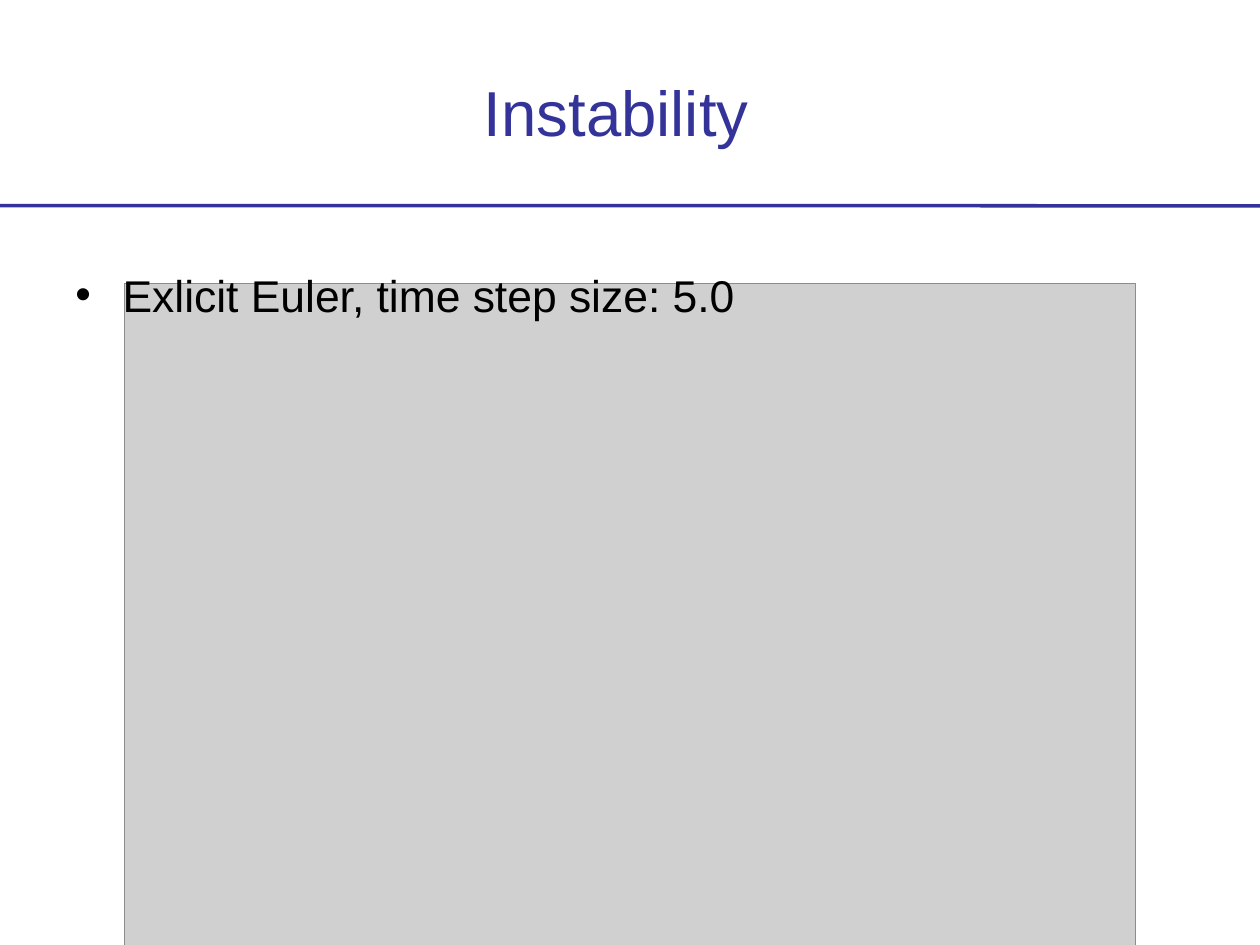
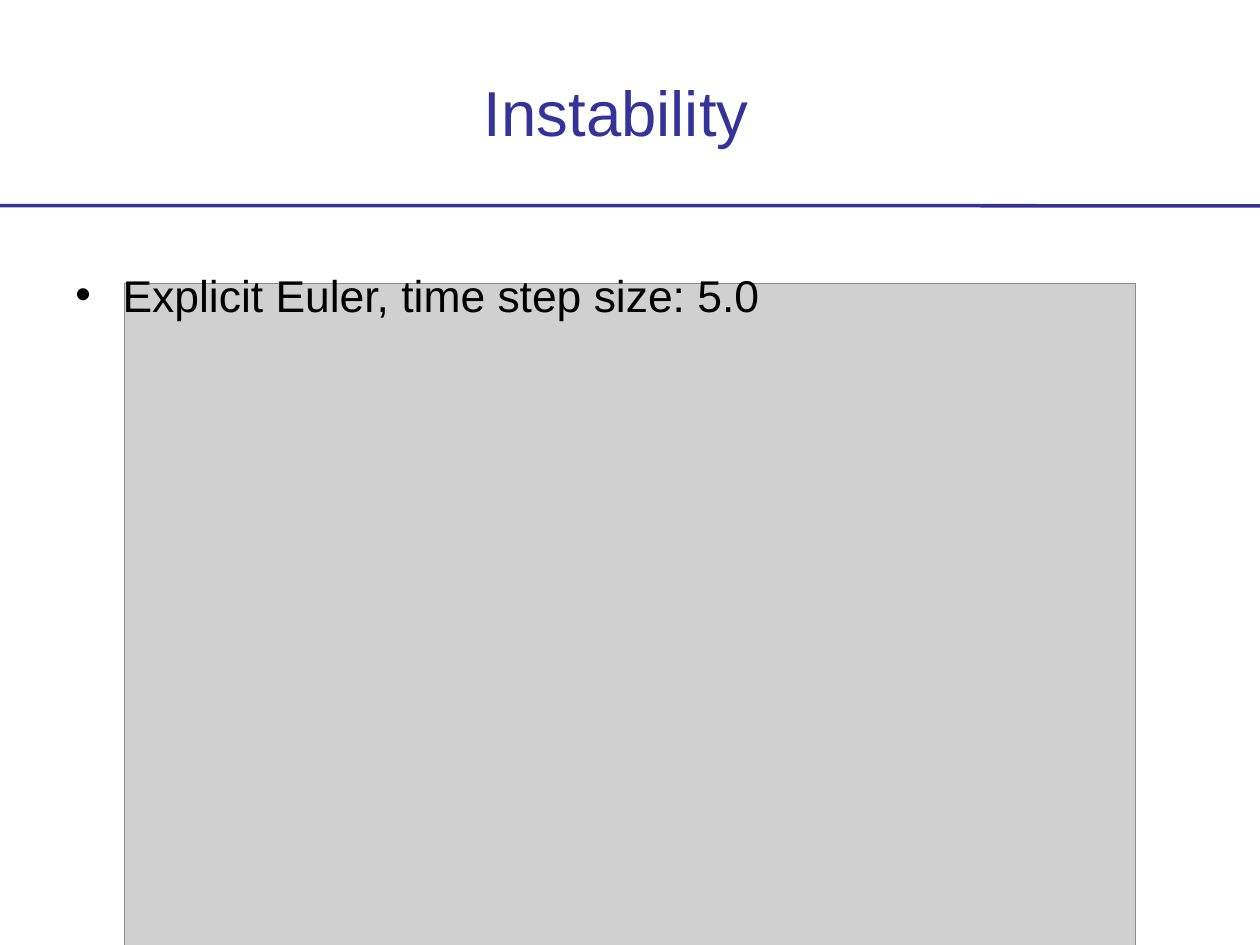
Before and after one commit to a-parida12/NumericalMethods, a slide deck: slide 22 of Slides/Theory.ppt (slide 18 before the commit). Drawn at 1260x945 pixels with LibreOffice and Linux fonts; fonts in the diff are those of the drawing; grey boxes stand for pictures. Boxes give left, top, right and bottom in pixels: in the first picture for what was removed or moved away, otherwise in the second. Text is boxed around its words. In the diff, an @@ line names an element or a change of style, - is before the commit and + after.

```diff
--- a/Slides/Theory.ppt
+++ b/Slides/Theory.ppt
@@ text at (x1=123, y1=277, x2=759, y2=321): text changed @@
-Exlicit Euler, time step size: 5.0
+Explicit Euler, time step size: 5.0
```
Also in this commit, not shown: 27 other slides changed, 5 slides added, 10 slides removed, 1 other file.
